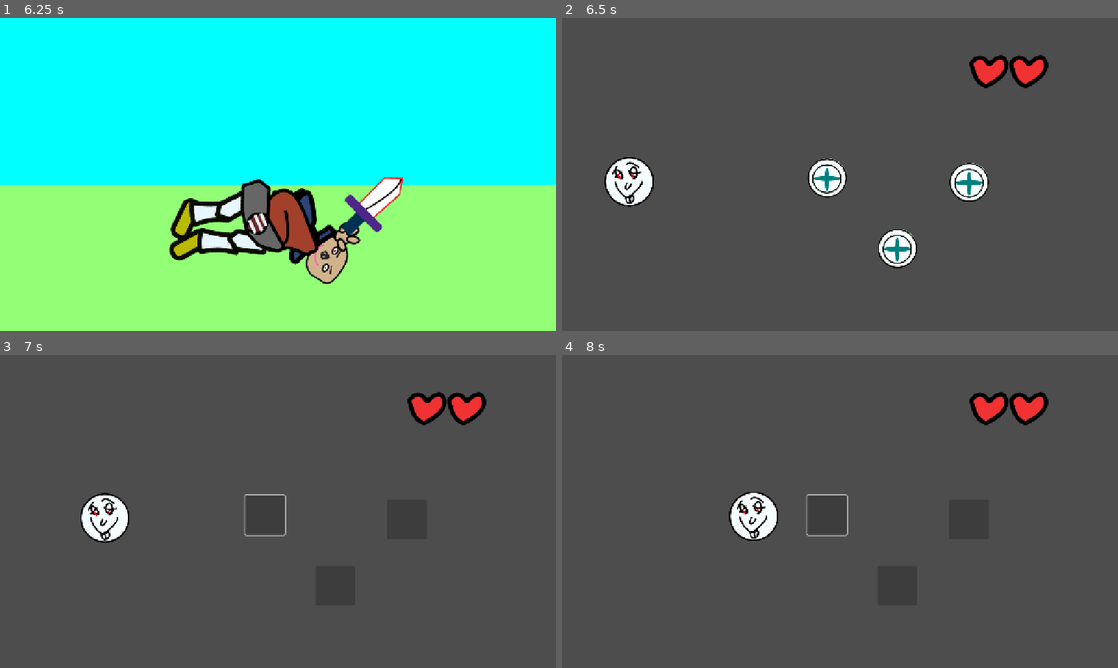
Above: before the commit, frames 1-4 (two rows, left to right).
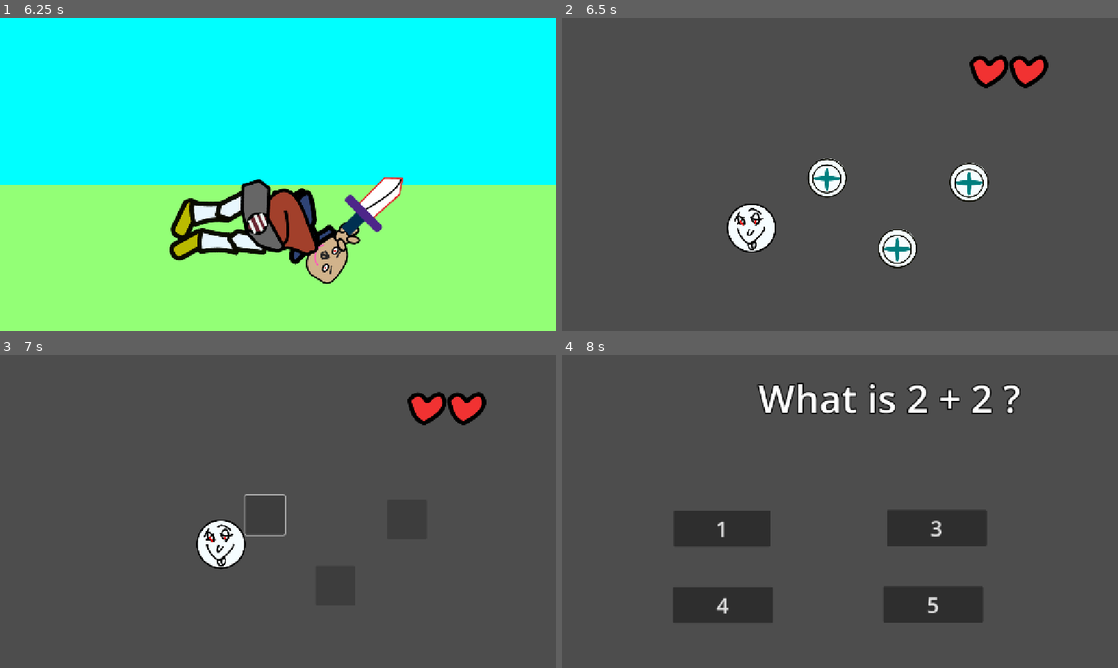
Above: after the commit, the same moments.

Repository: Cywer1/math_quest
Game: Godot game, scene res://Scenes/main_map.tscn
Same seed, same stepped clock (60 frames per second), same inputs: the game is played once before the commit and once after it.
Inputs (mouse positions are in pixels of both pictures, inside the frame that each line leads up to):
- Up to frame 1 (6.25 s): click (189, 227) at 0.5 s; click "1" at 2.75 s; tap Enter at 3.5 s; tap Space at 4.25 s
- Up to frame 2 (6.5 s): no input
- Up to frame 3 (7 s): click (266, 514) at 6.5 s
- Up to frame 4 (8 s): no input

Frame 1 is identical in both runs. In frame 2, 2.2% of the frame differs, in the area x 7-39%, y 44-75%; in frame 3, 2.2%; in frame 4, 10%, in the area x 20-88%, y 8-86%.

Commit message:
Core gameplay added. Rough Prototype 3

Diff:
--- a/Scenes/main_map.tscn
+++ b/Scenes/main_map.tscn
@@ -7,12 +7,14 @@
 [ext_resource type="PackedScene" uid="uid://gew5xrva6i2d" path="res://Scenes/question_point.tscn" id="3_1vevx"]
 [ext_resource type="PackedScene" uid="uid://doltx4d2c6t0h" path="res://Scenes/cutscene.tscn" id="4_o0jjj"]
 [ext_resource type="PackedScene" uid="uid://cm15e7xhv6axi" path="res://Scenes/question_scene.tscn" id="5_nfd1w"]
+[ext_resource type="PackedScene" uid="uid://buspk3fdwhnus" path="res://Scenes/final_win_scene.tscn" id="5_uxcei"]
 
 [node name="MainMap" type="Node"]
 script = ExtResource("1_tvgjd")
 game_over_scene = ExtResource("2_f4xrl")
 question_scene_default_resource = ExtResource("5_nfd1w")
 cutscene_scene_resource = ExtResource("4_o0jjj")
+final_win_scene = ExtResource("5_uxcei")
 
 [node name="MapContent" type="Node2D" parent="."]
 
--- a/Scripts/PlayerData.gd
+++ b/Scripts/PlayerData.gd
@@ -4,6 +4,8 @@
 var current_health = MAX_HEALTH
 signal health_changed(new_health)
 signal no_health_left
+
+var is_first_map_load:bool = true
 
 var next_character_animation: String = ""
 
--- a/Scripts/main_map.gd
+++ b/Scripts/main_map.gd
@@ -3,12 +3,15 @@
 @export var game_over_scene: PackedScene
 @export var question_scene_default_resource : PackedScene
 @export var cutscene_scene_resource : PackedScene
+@export var final_win_scene: PackedScene
+
 
 @onready var health_container: HBoxContainer = $MapContent/HealthContainer
 @onready var player_icon: Sprite2D = $MapContent/PlayerIcon
 @onready var marker_2d: Marker2D = $MapContent/Marker2D
 @onready var map_content_root: Node2D = $MapContent
 
+var all_question_points_initial_nodes: Array[Node] = []
 var active_question_points: Array[Node] = []
 var is_player_moving:bool = false
 const PLAYER_MOVE_SPEED:float = 200
@@ -26,8 +29,14 @@
 	for child in map_content_root.get_children():
 		if child.has_signal("point_activated"):
 			child.point_activated.connect(_on_question_point_activated)
+			all_question_points_initial_nodes.append(child)
 			active_question_points.append(child)
 			print("Connected to question point: ", child.name)
+
+	if PlayerData.is_first_map_load:
+		set_player_initial_position(marker_2d.global_position)
+		PlayerData.is_first_map_load = false
+
 
 func set_player_initial_position(pos:Vector2)->void:
 	if player_icon:
@@ -139,7 +148,21 @@
 func _on_cutscene_finished() -> void:
 	print("MainMap: Received cutscene_finished.")
 	_remove_current_sub_scene()
-	_return_to_map_interaction()
+	if active_question_points.is_empty() and PlayerData.get_current_health() >0:
+		_go_to_final_win_scene()
+	else:
+		_return_to_map_interaction()
+
+func _go_to_final_win_scene()->void:
+	print("MainMap: All questions answered! Proceeding to final win scene.")
+	if final_win_scene:
+		if current_sub_scene:
+			_remove_current_sub_scene()
+		get_tree().change_scene_to_packed(final_win_scene)
+	else:
+		printerr("MainMap: Final Win Scene not set!")
+		_return_to_map_interaction()
+
 
 func _on_cutscene_quit_game() -> void:
 	print("MainMap: Received cutscene_quit_game.")
@@ -174,8 +197,7 @@
 		if current_sub_scene != null: # If it's not null but invalid, set to null
 			current_sub_scene = null
 
-func _return_to_map_interaction() -> void:
-	set_player_initial_position(marker_2d.global_position) # Optionally reset player position
+func _return_to_map_interaction() -> void: # Optionally reset player position
 	_set_main_map_interactive(true)
 	print("MainMap: Returned to map interaction.")
 
@@ -201,7 +223,7 @@
 			qp_node.disabled = not is_interactive
 		elif qp_node is Control: # General control nodes
 			qp_node.mouse_filter = Control.MOUSE_FILTER_STOP if not is_interactive else Control.MOUSE_FILTER_PASS
-		# Add more specific logic if needed
+
 
 func _cleanup_after_failed_interaction(point_node: Node):
 	is_player_moving = false
Not shown: 1 places in Scenes/main_map.tscn that only renumber resources
